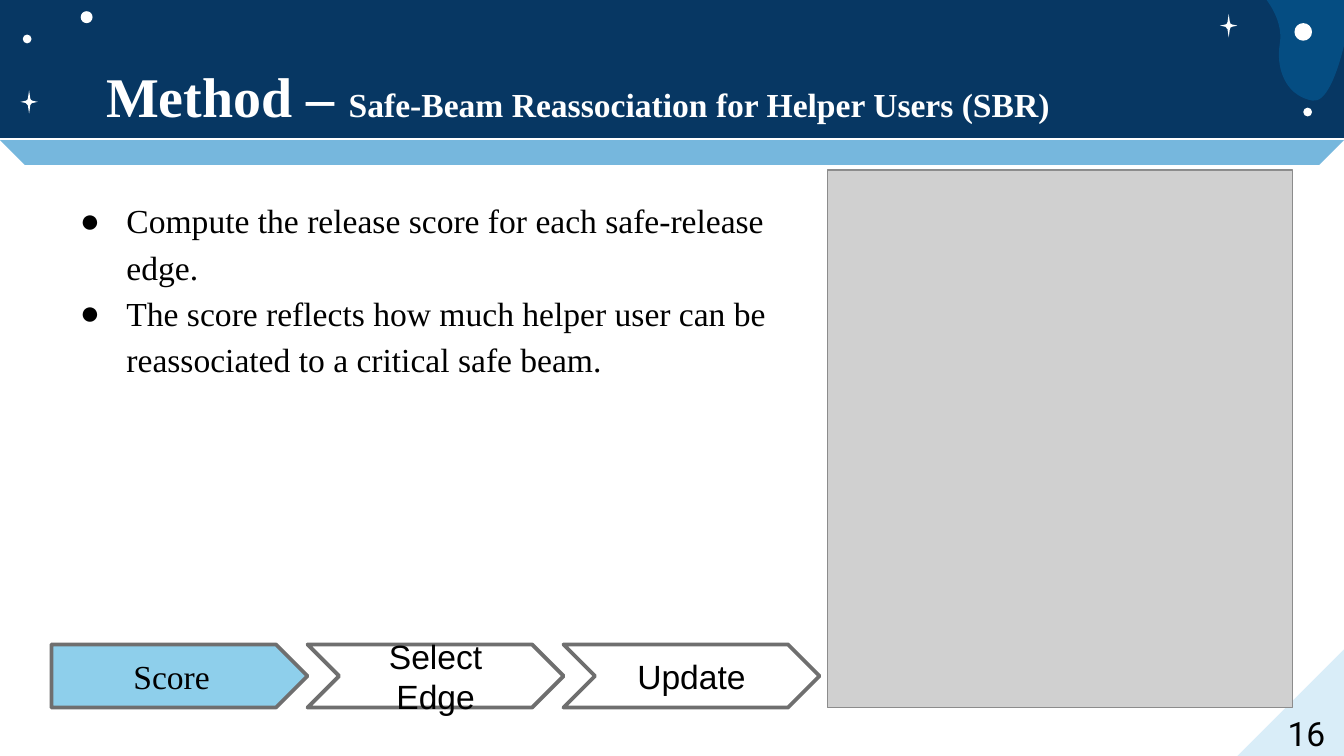
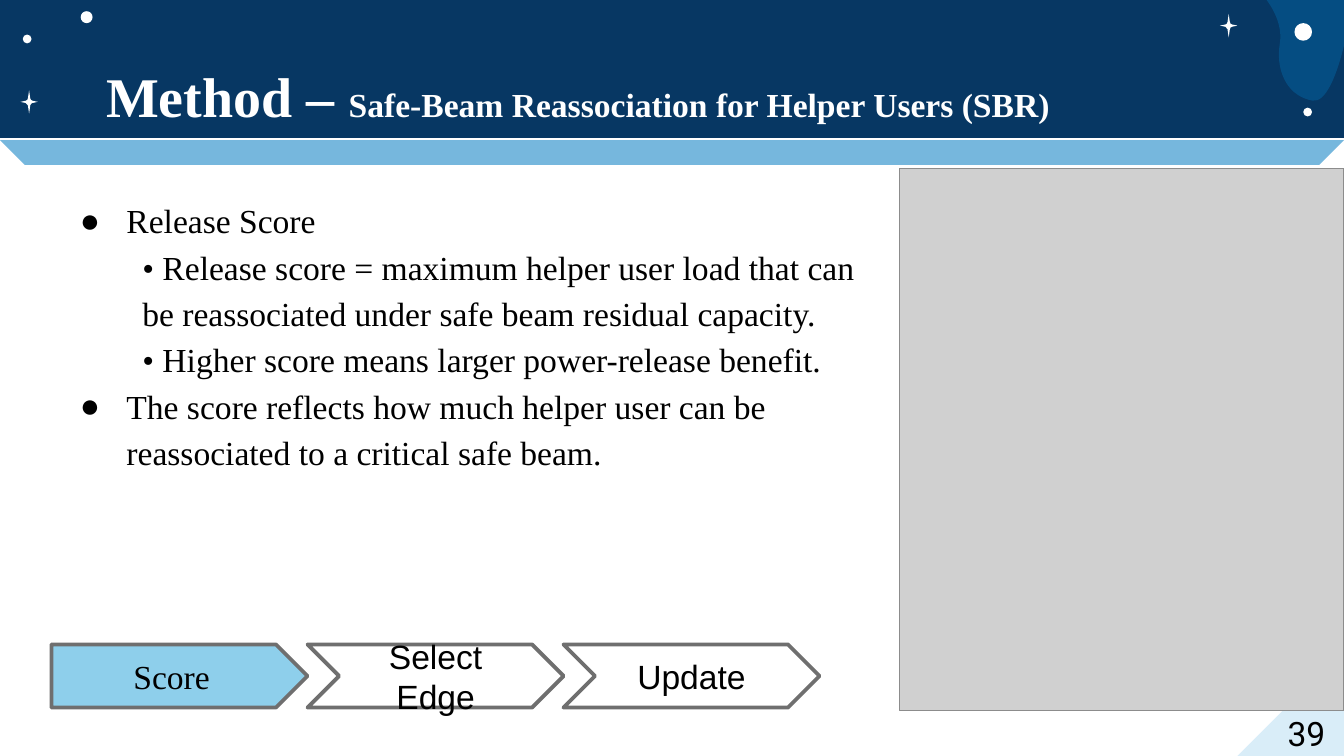
Before and after one commit to jacky9111/jacky_code, a slide deck: slide 39 of jacky_code/口試投影片.pptx (slide 16 before the commit). Drawn at 1344x756 pixels with LibreOffice and Linux fonts; fonts in the diff are those of the drawing; grey boxes stand for pictures. Boxes give left, top, right and bottom in pixels: in the first picture for what was removed or moved away, otherwise in the second. Text is boxed around its words. In the diff, an @@ line names an element or a change of style, - is before the commit and + after.

```diff
--- a/jacky_code/口試投影片.pptx
+++ b/jacky_code/口試投影片.pptx
@@ picture: place and size @@
-picture at (828, 171, 1293, 708)
+picture at (899, 169, 1344, 711)
@@ text at (126, 209, 855, 379): text changed @@
-● Compute the release score for each safe-release edge.
+● Release Score
+  • Release score = maximum helper user load that can be reassociated under safe beam residual capacity.
+  • Higher score means larger power-release benefit.
@@ page number at (1288, 721, 1326, 747): text changed @@
-16
+39
```
Also in this commit, not shown: 12 other slides changed, 36 slides added, 42 other files.
